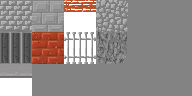
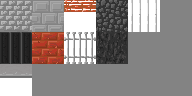
Before/after of a 192×96 layered artwork. What changed in the layer stack:
added layer "Layer 1" above "cell" over (147, 0, 157, 32)
added layer "cell" above "tops" over (131, 0, 141, 32)
added layer "dark" (linear light, 60%) in group "walls" over (0, 0, 128, 64)
painted on "BG" over (128, 0, 160, 32)
